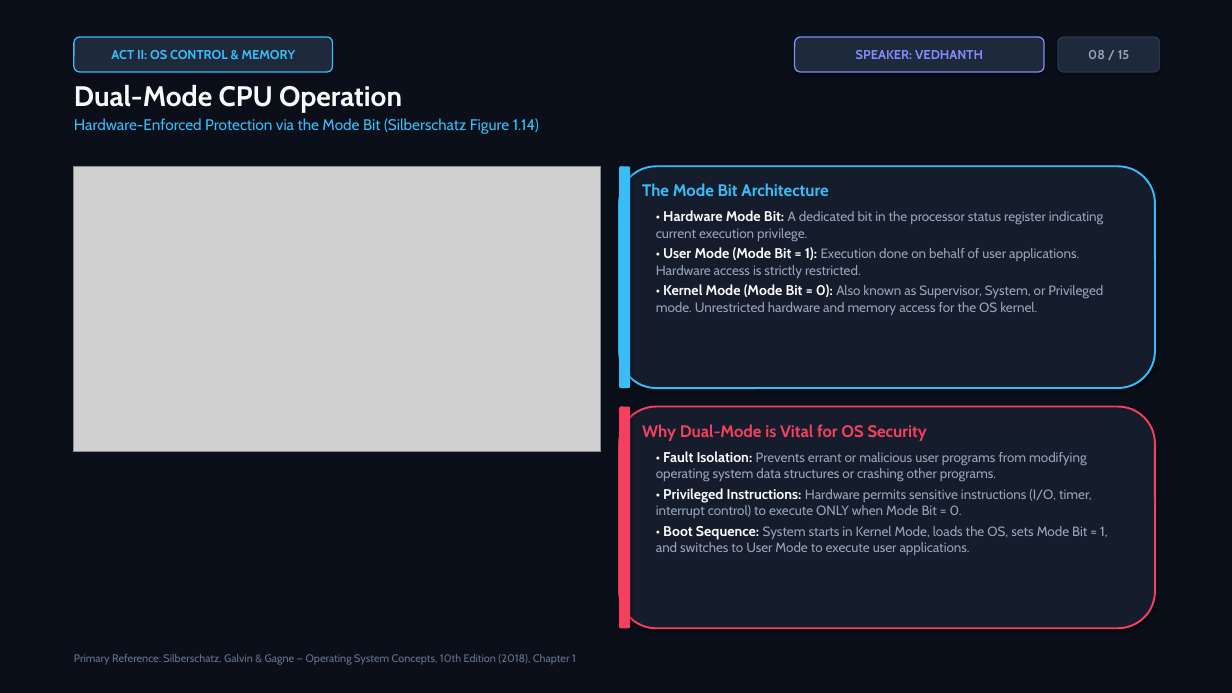
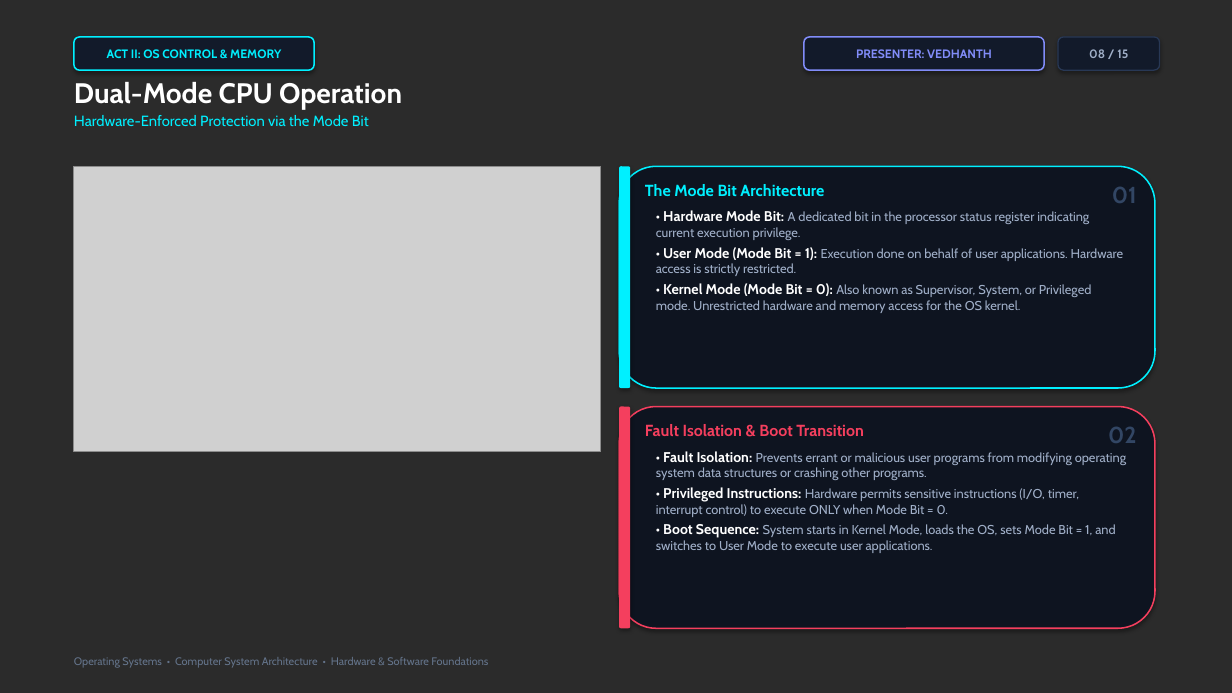
Before and after one commit to vangaramcharan2007-del/alfred, a slide deck: slide 8 of Computer_System_Architecture_OS.pptx. Drawn at 1232x693 pixels with LibreOffice and Linux fonts; fonts in the diff are those of the drawing; grey boxes stand for pictures; background and template pictures are left out; a plain dark background stands for a picture behind light text. Boxes give left, top, right and bottom in pixels: in the first picture for what was removed or moved away, otherwise in the second. Text is boxed around its words. In the diff, an @@ line names an element or a change of style, - is before the commit and + after.

Commit message:
feat(presentation): upgrade to high-production-value cinematic dark visual theme with 1080p hardware overlays

```diff
--- a/Computer_System_Architecture_OS.pptx
+++ b/Computer_System_Architecture_OS.pptx
@@ background #0B0F19 to picture (left out) @@
@@ rectangle removed at (0,0,1232,693) @@
@@ rounded rectangle "ACT II: OS CONTROL & ...": place and size @@
-rounded rectangle "ACT II: OS CONTROL & ..." at (74,37,333,72)
+rounded rectangle "ACT II: OS CONTROL & ..." at (74,37,314,70)
@@ rounded rectangle "ACT II: OS CONTROL & ..." at (74,37,314,70): size 10 to 9.5 pt, text colour #38BDF8 to #00F0FF; fill #1E293B to #121A2A; outline #38BDF8 1 pt to #00F0FF 1.2 pt @@
@@ rounded rectangle "PRESENTER: VEDHANTH": place and size @@
-rounded rectangle "PRESENTER: VEDHANTH" at (795,37,1044,72)
+rounded rectangle "PRESENTER: VEDHANTH" at (804,37,1044,70)
@@ rounded rectangle "PRESENTER: VEDHANTH" at (804,37,1044,70): fill #1E293B to #121A2A; outline #818CF8 1 pt to #818CF8 1.2 pt @@
@@ text in rounded rectangle at (856,49,992,58): text changed; size 10 to 9.5 pt @@
-SPEAKER: VEDHANTH
+PRESENTER: VEDHANTH
@@ rounded rectangle "08 / 15" at (1058,37,1160,70): size 10 to 9.5 pt, text colour #94A3B8 to #A0AFC8; fill #1E293B to #121A2A; outline #2A364F 1 pt to #283855 1 pt @@
@@ text at (74,82,402,110): text colour #F8FAFC to #FFFFFF in "Dual-Mode CPU Operation" @@
@@ text at (74,115,369,126): text changed; size 12 to 11.5 pt; text colour #38BDF8 to #00F0FF @@
-Hardware-Enforced Protection via the Mode Bit (Silberschatz Figure 1.14)
+Hardware-Enforced Protection via the Mode Bit
@@ rounded rectangle at (619,166,1155,388): fill #151C2C to #0E1420; outline #38BDF8 1.5 pt to #00F0FF 1.2 pt @@
@@ rounded rectangle at (619,166,630,388): fill #38BDF8 to #00F0FF @@
@@ text "The Mode Bit Architecture" at (645,184,824,196): size 13 to 12.5 pt, text colour #38BDF8 to #00F0FF @@
@@ text "• Hardware Mode Bit: A ..." at (656,210,1123,313): size 10.5 to 10 pt, text colour #94A3B8 to #A0AFC8 in "A dedicated bit in the processor status ...", "Execution done on behalf of user applications. ...", "Also known as Supervisor, System, or Privileged ..."; text colour #F8FAFC to #FFFFFF in "• Hardware Mode Bit:", "• User Mode (Mode Bit = 1):", "• Kernel Mode (Mode Bit = 0):" @@
@@ text added at (1112,187,1137,203), 18 pt, text #324664, bold @@
+01
@@ rounded rectangle at (619,407,1155,628): fill #151C2C to #0E1420; outline #F43F5E 1.5 pt to #F43F5E 1.2 pt @@
@@ text at (645,424,864,436): text changed; size 13 to 12.5 pt @@
-Why Dual-Mode is Vital for OS Security
+Fault Isolation & Boot Transition
@@ text "• Fault Isolation: Prevents errant ..." at (656,451,1126,553): size 10.5 to 10 pt, text colour #94A3B8 to #A0AFC8 in "Prevents errant or malicious user programs from ...", "Hardware permits sensitive instructions (I/O, timer, interru ...", "System starts in Kernel Mode, loads the ..."; text colour #F8FAFC to #FFFFFF in "• Fault Isolation:", "• Privileged Instructions:", "• Boot Sequence:" @@
@@ text added at (1108,427,1137,443), 18 pt, text #324664, bold @@
+02
@@ text at (74,657,488,668): text changed @@
-Primary Reference: Silberschatz, Galvin & Gagne — Operating System Concepts, 10th Edition (2018), Chapter 1
+Operating Systems • Computer System Architecture • Hardware & Software Foundations
```
Also in this commit, not shown: 14 other slides changed, 19 other files.
